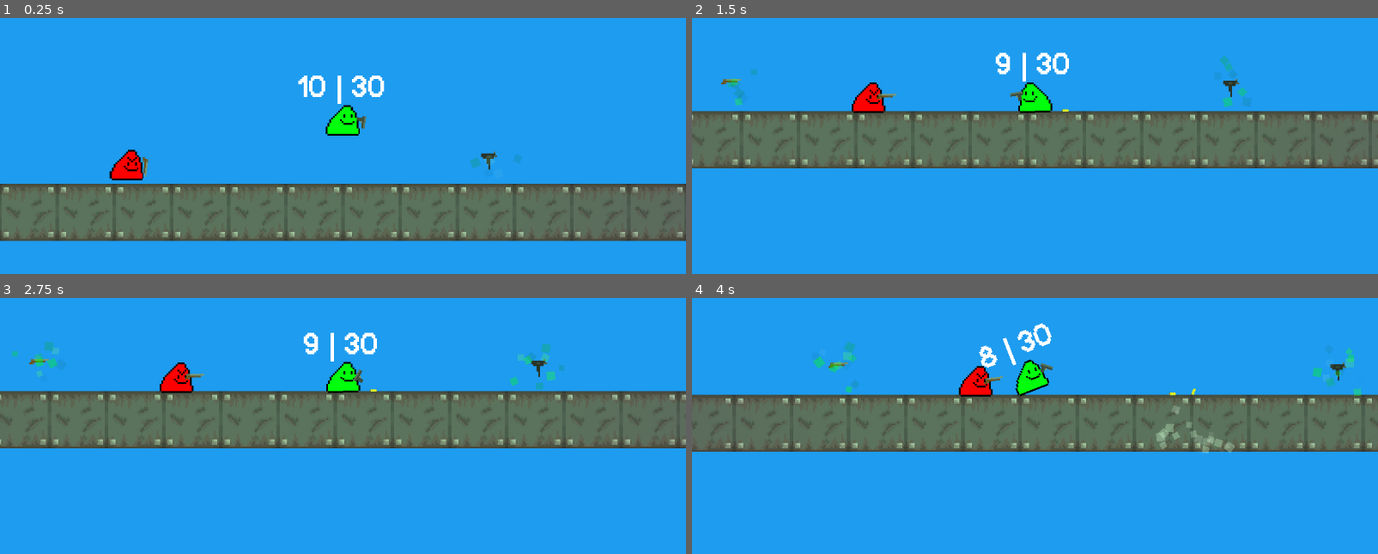
Above: before the commit, frames 1-4 (two rows, left to right).
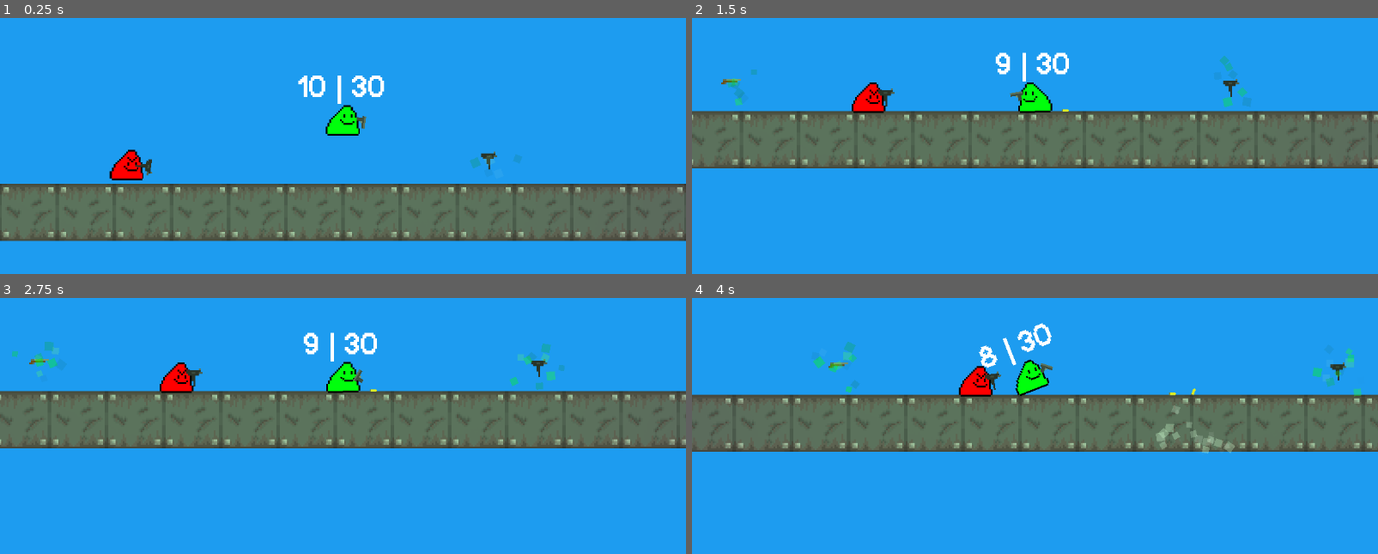
Above: after the commit, the same moments.

Repository: a0fefd/blobs-with-guns-remastered
Game: Godot game, scene res://scenes/levels/world.tscn
Same seed, same stepped clock (60 frames per second), same inputs: the game is played once before the commit and once after it.
Inputs (mouse positions are in pixels of both pictures, inside the frame that each line leads up to):
- Up to frame 1 (0.25 s): no input
- Up to frame 2 (1.5 s): move the mouse to (1185, 79) at 0.52 s; press the mouse at (1185, 79) at 0.53 s; move the mouse to (897, 117) at 1.27 s; release the mouse at (897, 117) at 1.28 s; tap F (focus) at 1.35 s
- Up to frame 3 (2.75 s): move the mouse to (outside the picture) at 2.02 s; tap Mouse wheel up (next_gun) at 2.1 s
- Up to frame 4 (4 s): tap Enter at 2.75 s; move the mouse to (1000, 454) at 2.77 s; tap Mouse wheel down (prev_gun) at 2.85 s; move the mouse to (1240, 436) at 3.52 s; press the mouse at (1240, 436) at 3.53 s

The runs differ from the first frame. In frame 1, less than 0.1% of the frame differs, in the area x 19-23%, y 54-63%; in frame 2, 0.1%, in the area x 26-30%, y 27-35%; in frame 3, 0.1%; in frame 4, less than 0.1%.

Commit message:
enemy blob sprite flipping

Diff:
--- a/scenes/blobs/enemy.tscn
+++ b/scenes/blobs/enemy.tscn
@@ -3,7 +3,7 @@
 [ext_resource type="PackedScene" uid="uid://dhp7pmx1h136u" path="res://scenes/blobs/blob.tscn" id="1_n8q45"]
 [ext_resource type="Script" path="res://scripts/enemy_blob.gd" id="2_0nah1"]
 
-[node name="Enemy" instance=ExtResource("1_n8q45")]
+[node name="Enemy" groups=["EnemyBlobs"] instance=ExtResource("1_n8q45")]
 script = ExtResource("2_0nah1")
 held_weapon = null
 
--- a/scenes/levels/world.tscn
+++ b/scenes/levels/world.tscn
@@ -32,7 +32,7 @@
 
 [node name="Enemy" parent="." instance=ExtResource("7_8ogag")]
 position = Vector2(-121, 25)
-held_weapon = ExtResource("7_5qsv4")
+held_weapon = ExtResource("4_7al0c")
 
 [node name="Enemy2" parent="." instance=ExtResource("7_8ogag")]
 position = Vector2(291, 45)
--- a/scripts/blob.gd
+++ b/scripts/blob.gd
@@ -32,3 +32,13 @@
 
 	if hp < 0:
 		queue_free()
+
+func sprite_facing_logic(target: Vector2):
+	var angle_to_target: float = abs(get_angle_to(target))
+
+	# angle is in quadrant 2
+	if sprite.scale.x == 1 and angle_to_target > PI / 2:
+		flip()
+	# angle is in quadrant 1
+	elif sprite.scale.x == -1 and angle_to_target < PI / 2:
+		flip()
--- a/scripts/gun.gd
+++ b/scripts/gun.gd
@@ -28,17 +28,19 @@
 
 var is_player_weapon := false
 
+@onready var enemy_list = get_tree().get_nodes_in_group("EnemyBlobs")
+
 @onready var animation_player: AnimationPlayer = get_node("AnimationPlayer")
 @onready var shell_pos: Node2D = get_node("Sprite2D/ShellPos")
 @onready var barrel_end: Node2D = get_node("Sprite2D/BarrelEnd")
 @onready var shoot_timer: Timer = get_node("ShootTimer")
 @onready var parent: Node2D = get_parent()
 
-
 func _ready():
 	shoot_timer.wait_time = 1 / rounds_per_second
 	ammo_in_mag = mag_size
 
+	print(len(enemy_list))
 
 func _process(_delta):
 	if equipped:
@@ -58,7 +60,9 @@
 			var player_pos = world.find_child("Player").global_position
 			look_at(player_pos)
 
-			## add sprite flip code here
+			for enemy in enemy_list:
+				enemy.sprite_facing_logic(player_pos)
+
 
 
 func eject_shell():
--- a/scripts/player.gd
+++ b/scripts/player.gd
@@ -26,10 +26,7 @@
 
 
 func _process(_delta):
-	if sprite.scale.x == 1 and abs(get_angle_to(get_global_mouse_position())) > PI / 2:
-		flip()
-	elif sprite.scale.x != 1 and abs(get_angle_to(get_global_mouse_position())) < PI / 2:
-		flip()
+	sprite_facing_logic(get_global_mouse_position())
 
 	if Input.is_action_pressed("focus") or radial_inventory.visible:
 		Engine.time_scale = focus_time_scale
